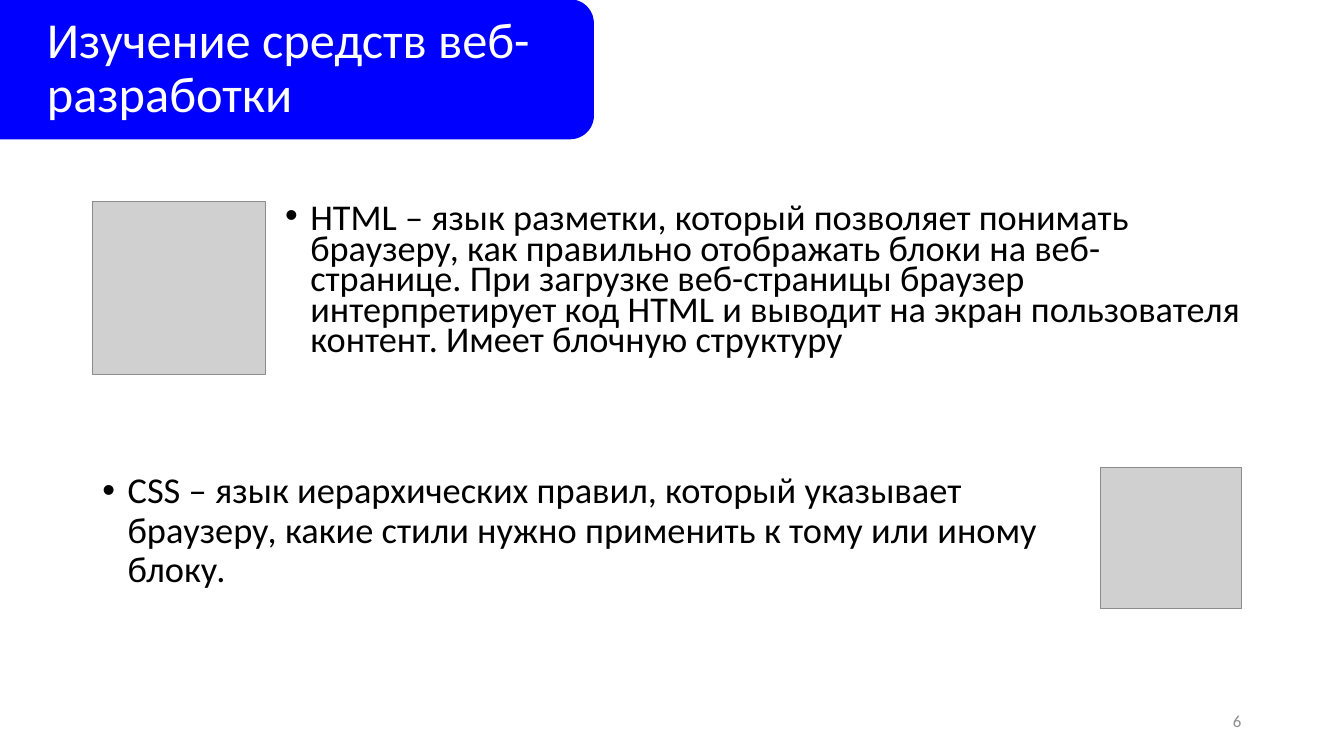
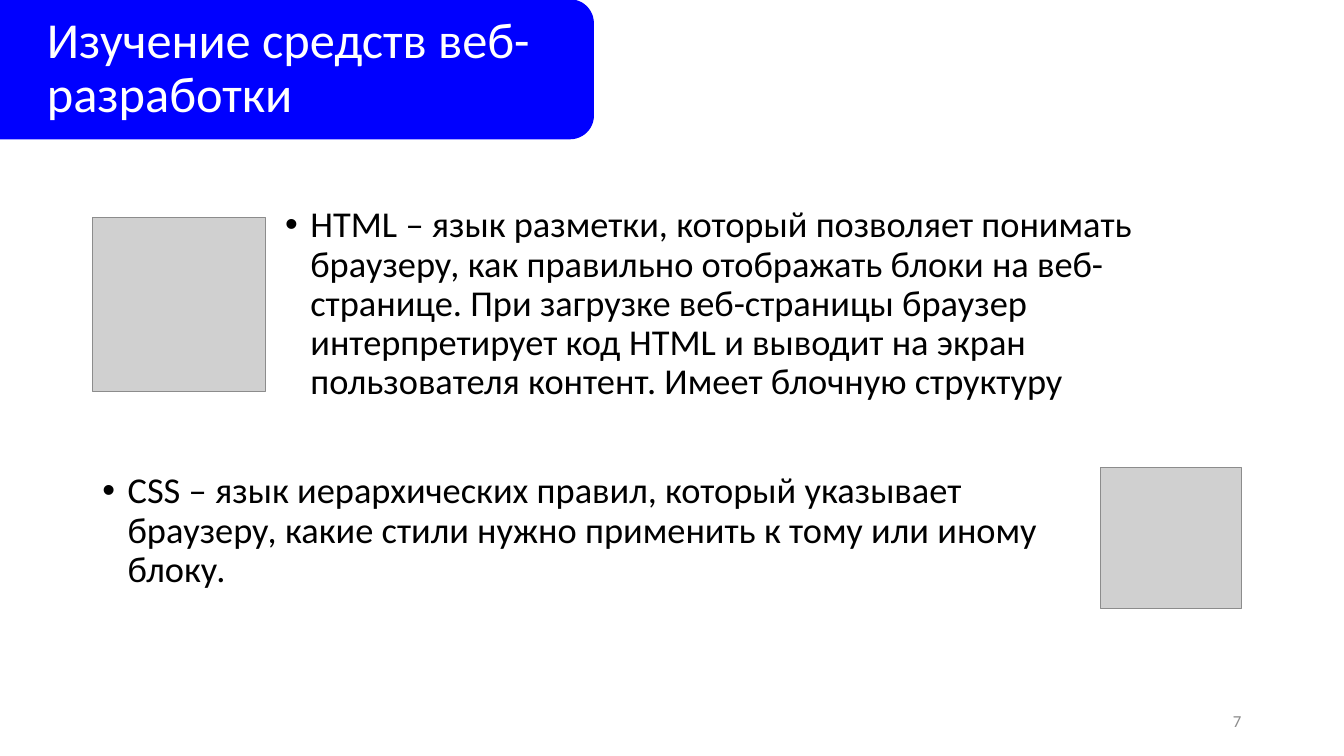
Before and after one commit to kirillvelyugo/school_sites, a slide deck: slide 7 of Project/Презентация.pptx (slide 6 before the commit). Drawn at 1344x756 pixels with LibreOffice and Linux fonts; fonts in the diff are those of the drawing; grey boxes stand for pictures. Boxes give left, top, right and bottom in pixels: in the first picture for what was removed or moved away, otherwise in the second. Text is boxed around its words. In the diff, an @@ line names an element or a change of style, - is before the commit and + after.

```diff
--- a/Project/Презентация.pptx
+++ b/Project/Презентация.pptx
@@ text "HTML – язык разметки, который ..." at (310,212,1131,400): size 25.9 to 26 pt; line spacing 0.7 to 0.9 @@
@@ picture: place and size @@
-picture at (93,202,266,375)
+picture at (93,218,266,391)
@@ text at (1233,716,1241,727): text changed @@
-6
+7
```
Also in this commit, not shown: 5 other slides changed, 1 slide added.
